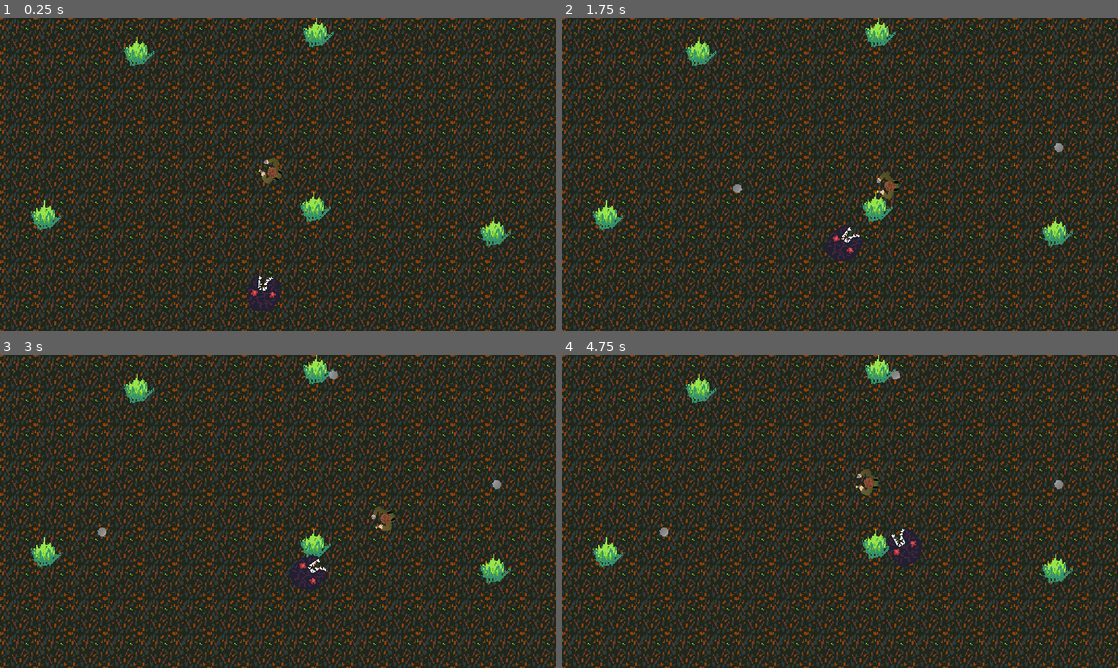
Above: before the commit, frames 1-4 (two rows, left to right).
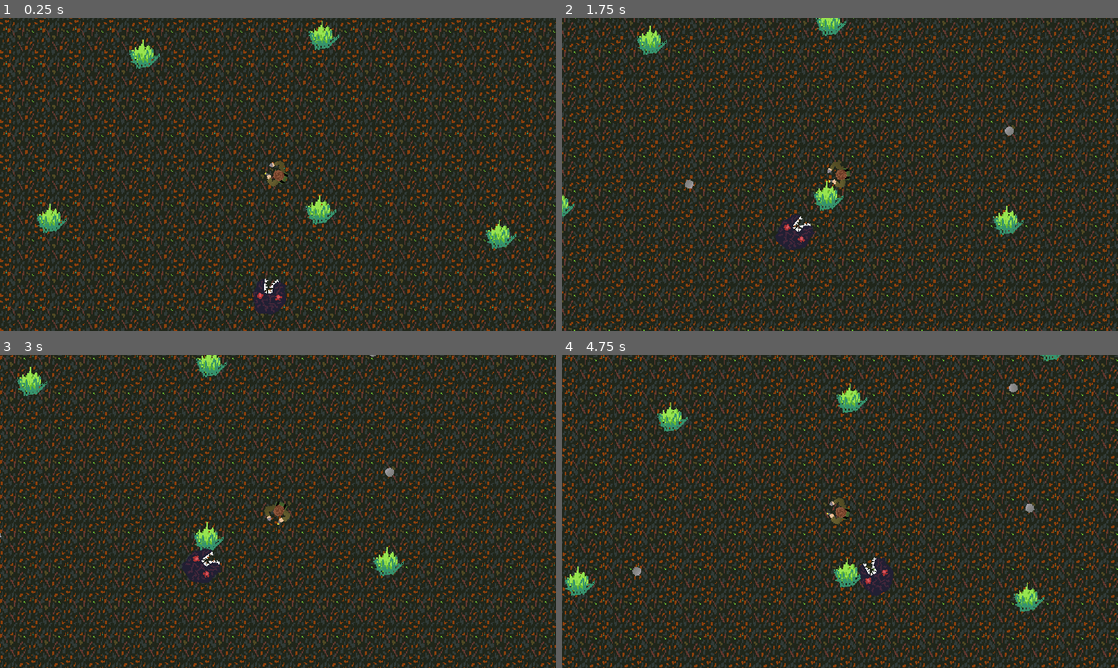
Above: after the commit, the same moments.

Repository: JMWProductions/mysterious-forest
Game: Godot game, scene res://scenes/World.tscn
Same seed, same stepped clock (60 frames per second), same inputs: the game is played once before the commit and once after it.
Inputs (mouse positions are in pixels of both pictures, inside the frame that each line leads up to):
- Up to frame 1 (0.25 s): no input
- Up to frame 2 (1.75 s): move the mouse to (962, 158) at 0.52 s; hold D (move_right) 0.53-1.28 s; click (962, 158) at 0.6 s; move the mouse to (728, 190) at 1.27 s; hold S (move_down) from 1.28 s (still down); click (728, 190) at 1.35 s
- Up to frame 3 (3 s): move the mouse to (333, 442) at 2.02 s; release S (move_down) at 2.03 s; hold D (move_right) 2.03-2.78 s; click (333, 442) at 2.1 s; move the mouse to (250, 574) at 2.77 s; hold W (move_up) from 2.78 s (still down); click (250, 574) at 2.85 s
- Up to frame 4 (4.75 s): move the mouse to (1006, 558) at 3.52 s; release W (move_up) at 3.53 s; hold A (move_left) from 3.53 s (still down); click (1006, 558) at 3.6 s; move the mouse to (673, 464) at 4.27 s; click (673, 464) at 4.35 s

The runs differ from the first frame. In frame 1, 49% of the frame differs, in the area x 0-100%, y 0-100%; in frame 2, 51%; in frame 3, 50%; in frame 4, 53%.

Commit message:
Add camera

Diff:
--- a/scenes/World.tscn
+++ b/scenes/World.tscn
@@ -6,6 +6,7 @@
 [ext_resource path="res://scripts/World.gd" type="Script" id=4]
 [ext_resource path="res://images/tile.png" type="Texture" id=5]
 [ext_resource path="res://music.wav" type="AudioStream" id=6]
+[ext_resource path="res://scripts/Camera2D.gd" type="Script" id=7]
 
 [node name="World" type="Node2D"]
 position = Vector2( 0.694992, -0.694992 )
@@ -74,3 +75,7 @@
 [node name="AudioStreamPlayer2D" type="AudioStreamPlayer2D" parent="."]
 stream = ExtResource( 6 )
 autoplay = true
+
+[node name="Camera2D" type="Camera2D" parent="."]
+current = true
+script = ExtResource( 7 )
--- a/scripts/Boss.gd
+++ b/scripts/Boss.gd
@@ -7,7 +7,6 @@
 
 func _ready():
   player = get_tree().get_root().get_node("World").get_node("Player")
-  pass # Replace with function body.
 
 func _process(delta):
   var direction = (player.position - position).normalized()
--- /dev/null
+++ b/scripts/Camera2D.gd
@@ -0,0 +1,9 @@
+extends Camera2D
+
+var player
+
+func _ready():
+  player = get_tree().get_root().get_node("World").get_node("Player")
+
+func _process(delta):
+  position = player.position
--- a/scripts/Player.gd
+++ b/scripts/Player.gd
@@ -13,39 +13,39 @@
 
 # Called when the node enters the scene tree for the first time.
 func _ready():
-	rock = preload("../scenes/Rock.tscn")
-	rock_counter = 3
+  rock = preload("../scenes/Rock.tscn")
+  rock_counter = 3
 
 
 
 # Called every frame. 'delta' is the elapsed time since the previous frame.
 func _process(delta):
-	manage_velocity(delta)
-	manage_actions()
-	velocity = move_and_slide(velocity)
+  manage_velocity(delta)
+  manage_actions()
+  velocity = move_and_slide(velocity)
 
 
 func manage_velocity(delta):
-	velocity = Vector2.ZERO
-	mouse_position = get_global_mouse_position()
-	var vector = mouse_position - position
-	rotation = vector.angle()
+  velocity = Vector2.ZERO
+  mouse_position = get_global_mouse_position()
+  var vector = mouse_position - position
+  rotation = vector.angle()
 
-	if Input.is_action_pressed("move_up"):
-		velocity.y = -60
-	if Input.is_action_pressed("move_down"):
-		velocity.y = 60
-	if Input.is_action_pressed("move_right"):
-		velocity.x = 60
-	if Input.is_action_pressed("move_left"):
-		velocity.x = -60
+  if Input.is_action_pressed("move_up"):
+    velocity.y = -60
+  if Input.is_action_pressed("move_down"):
+    velocity.y = 60
+  if Input.is_action_pressed("move_right"):
+    velocity.x = 60
+  if Input.is_action_pressed("move_left"):
+    velocity.x = -60
 
 func manage_actions():
-	if Input.is_action_just_pressed("left_mouse_clicked") and rock_counter != 0:
-		var rock_inst = rock.instance()
-		owner.add_child(rock_inst)
-		rock_inst.transform = $aim_point.global_transform
-		rock_inst.starting_position = $aim_point.global_position
-		rock_inst.apply_central_impulse((mouse_position - position).normalized() * 350)
-		rock_inst.starting_direction = (mouse_position - position).normalized()
-		rock_counter -= 1
+  if Input.is_action_just_pressed("left_mouse_clicked") and rock_counter != 0:
+    var rock_inst = rock.instance()
+    owner.add_child(rock_inst)
+    rock_inst.transform = $aim_point.global_transform
+    rock_inst.starting_position = $aim_point.global_position
+    rock_inst.apply_central_impulse((mouse_position - position).normalized() * 350)
+    rock_inst.starting_direction = (mouse_position - position).normalized()
+    rock_counter -= 1
Not shown: 1 places in scenes/World.tscn that only renumber resources
